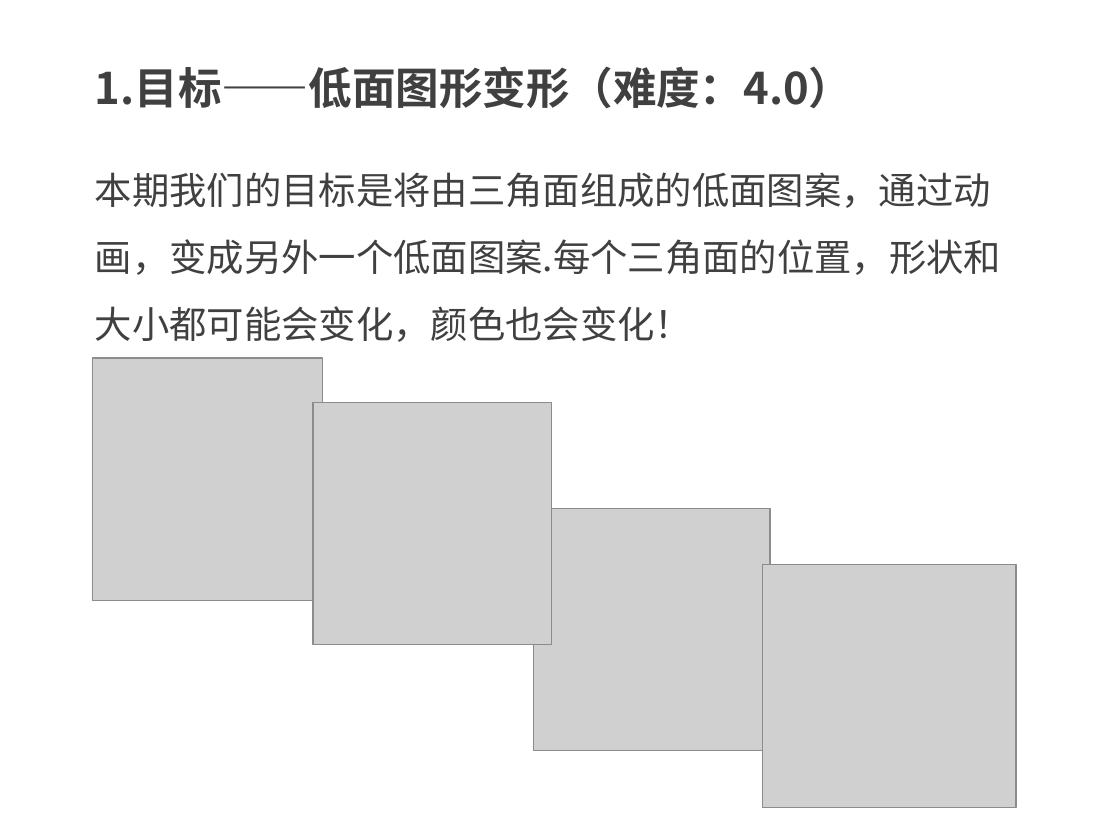
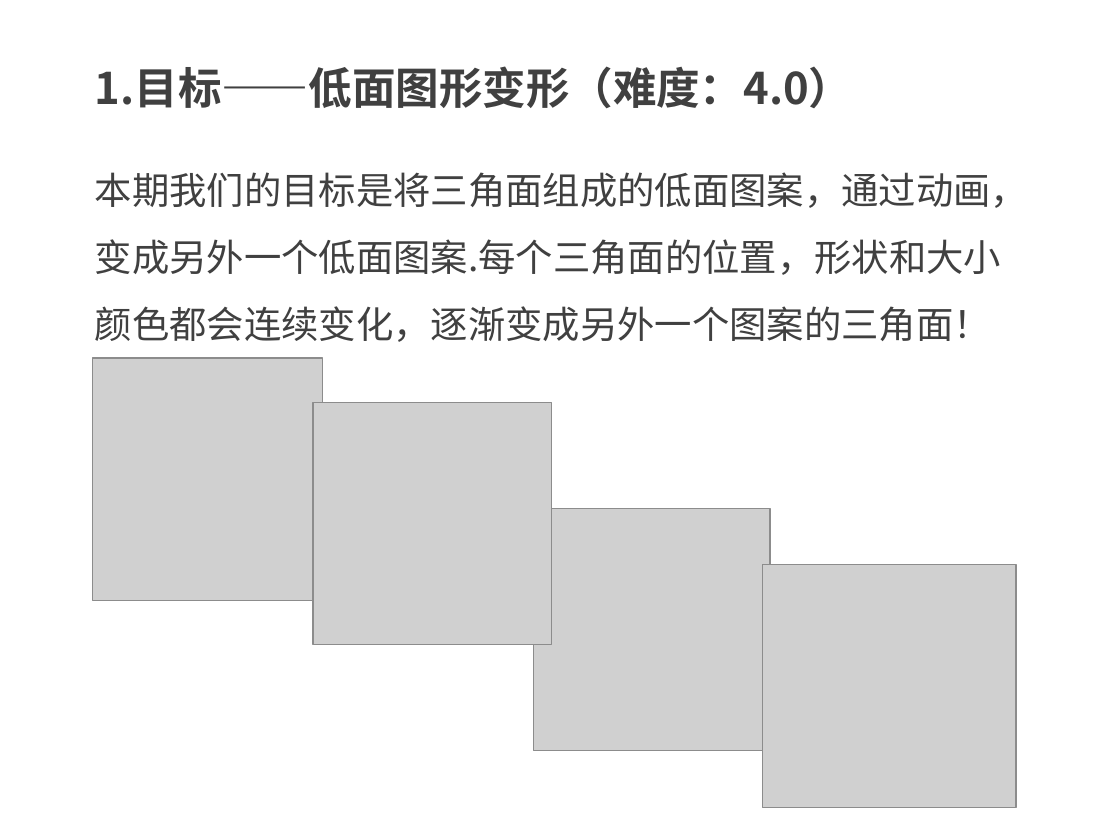
Before and after one commit to kong66/webAni, a slide deck: slide 2 of 23-svg-low-poly-transform/23.pptx. Drawn at 1120x840 pixels with LibreOffice and Linux fonts; fonts in the diff are those of the drawing; grey boxes stand for pictures. Boxes give left, top, right and bottom in pixels: in the first picture for what was removed or moved away, otherwise in the second. Text is boxed around its words. In the diff, an @@ line names an element or a change of style, - is before the commit and + after.

```diff
--- a/23-svg-low-poly-transform/23.pptx
+++ b/23-svg-low-poly-transform/23.pptx
@@ text at [95, 172, 1028, 342]: text changed @@
-本期我们的目标是将由三角面组成的低面图案，通过动画，变成另外一个低面图案.每个三角面的位置，形状和大小都可能会变化，颜色也会变化！
+本期我们的目标是将三角面组成的低面图案，通过动画，变成另外一个低面图案.每个三角面的位置，形状和大小颜色都会连续变化，逐渐变成另外一个图案的三角面！
```
Also in this commit, not shown: 20 other slides changed, 2 slides added, 1 slide removed, 2 other files.
